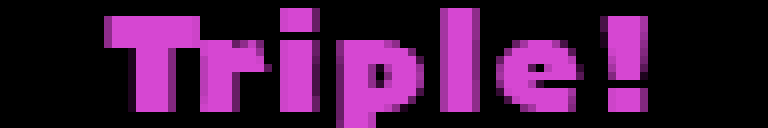
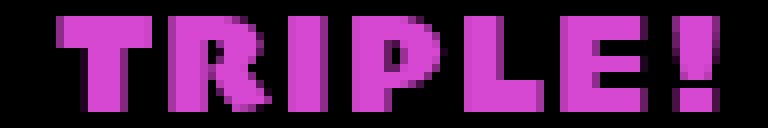
Comparing the layer stacks of the two 768 × 128 images. Changes:
renamed "Triple!" to "TRIPLE!", painted on it over [56, 8, 720, 128]
